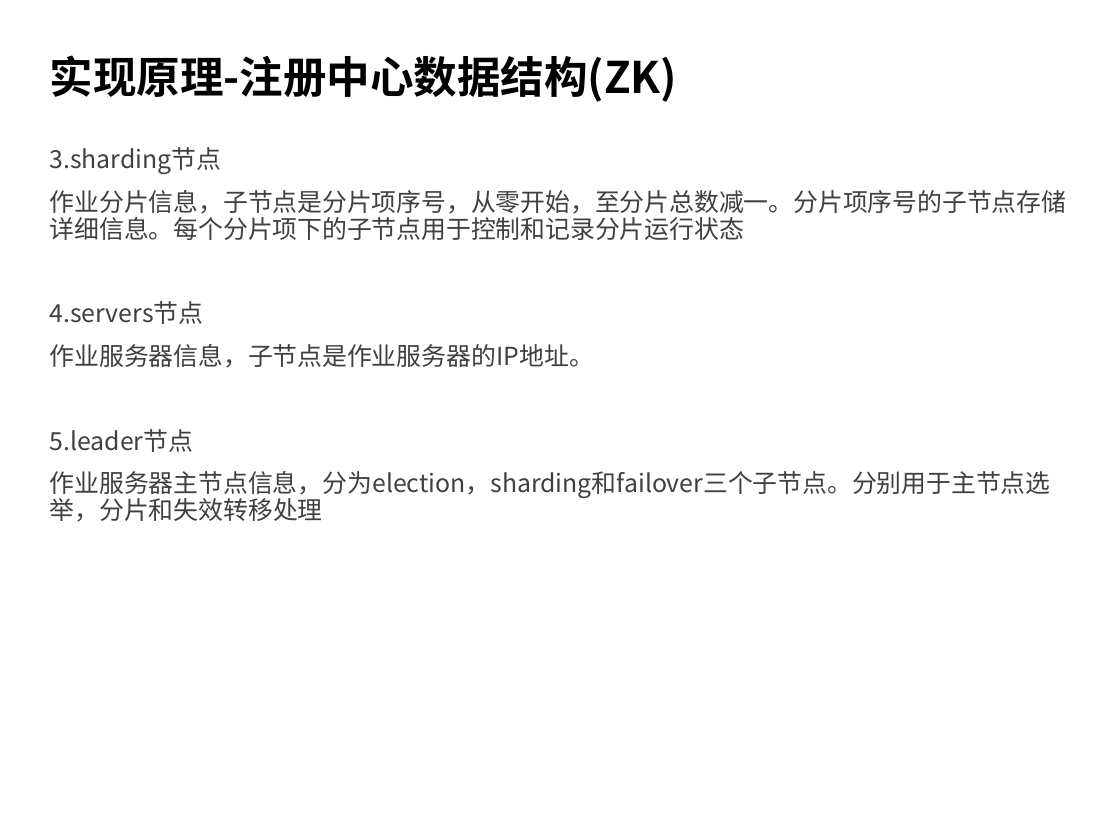
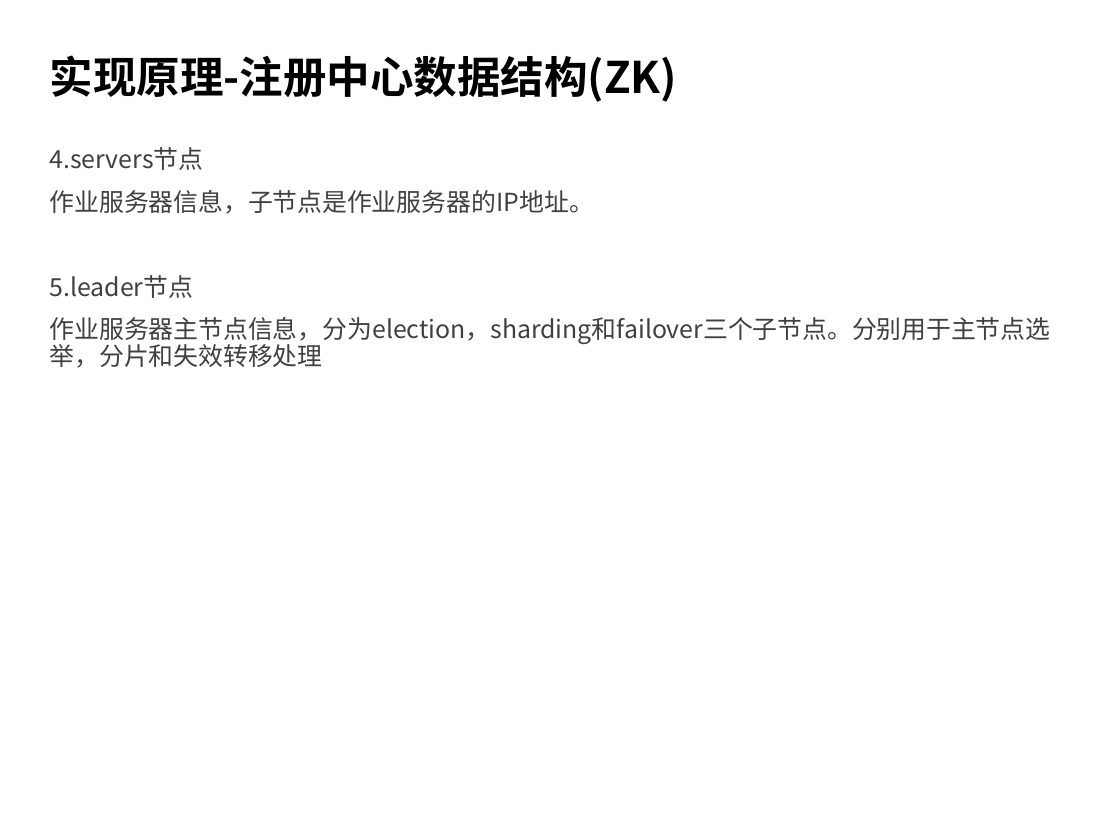
Before and after one commit to alexysh/document, a slide deck: slide 9 of training/iqiyi/Elastic-job.pptx (slide 10 before the commit). Drawn at 1120x840 pixels with LibreOffice and Linux fonts; fonts in the diff are those of the drawing; background and template pictures are left out. Boxes give left, top, right and bottom in pixels: in the first picture for what was removed or moved away, otherwise in the second. Text is boxed around its words. In the diff, an @@ line names an element or a change of style, - is before the commit and + after.

```diff
--- a/training/iqiyi/Elastic-job.pptx
+++ b/training/iqiyi/Elastic-job.pptx
@@ text at (50,147,1067,240): paragraphs removed @@
-3.sharding节点
-作业分片信息，子节点是分片项序号，从零开始，至分片总数减一。分片项序号的子节点存储详细信息。每个分片项下的子节点用于控制和记录分片运行状态
```
Also in this commit, not shown: 6 other slides changed, 4 slides added, 1 slide removed.
